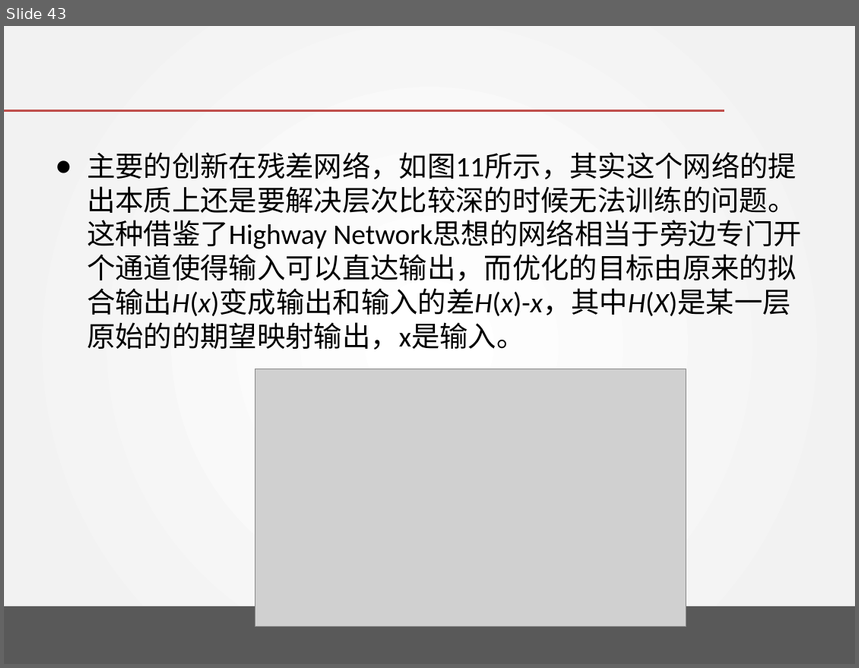
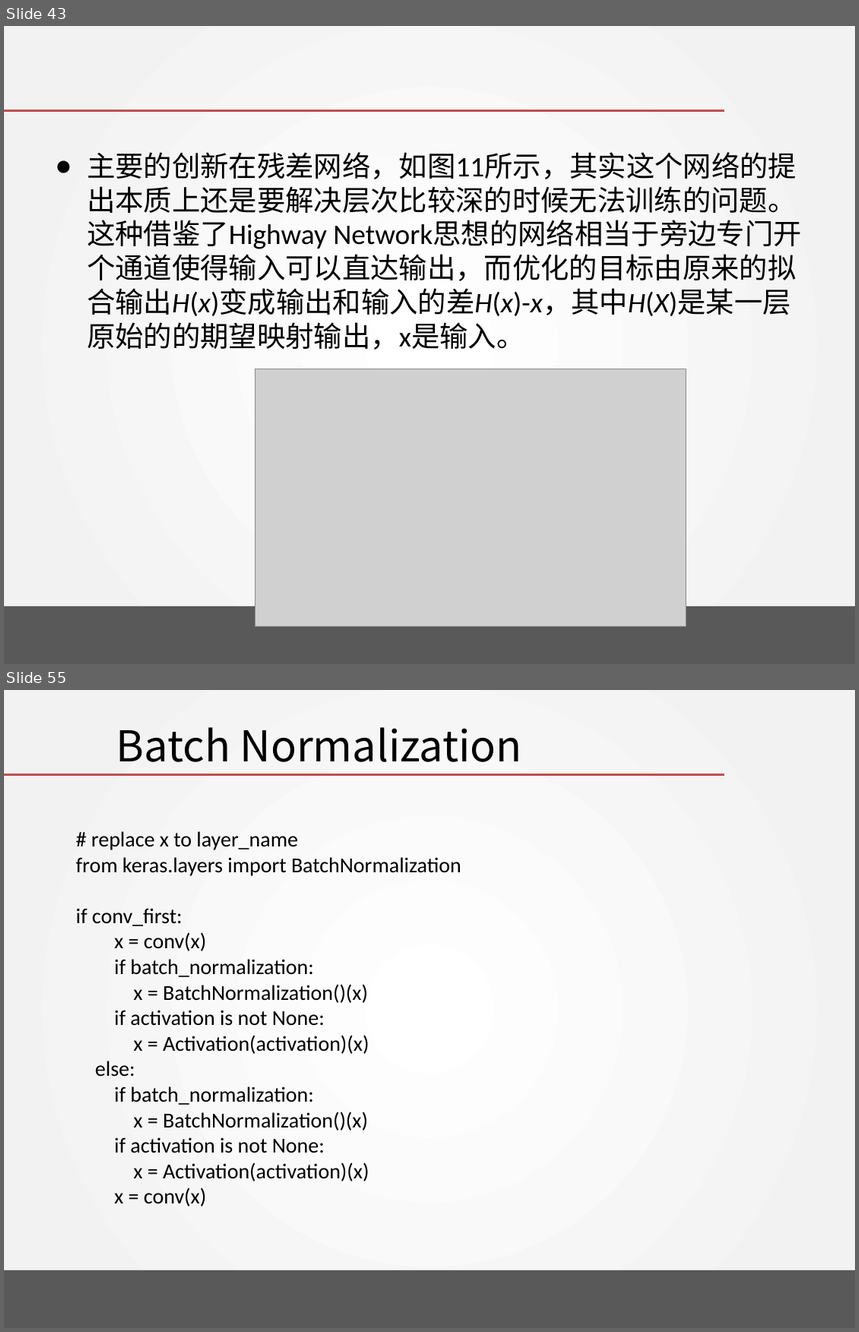
Before and after one commit to DavidPeng11/Artificial_Intelligence_2018, a slide deck: chapter 12 - Convolutional Neural Networks/Convolutional Neural Networks.pptx. Shown one above the other, each under a label of ours: slide 43 before the commit, slides 43 and 55 after it; the slides between them are not shown. The pictures are 859x668 and 859x1332 pixels, drawn with LibreOffice and Linux fonts; fonts in the diff are those of the drawing; grey boxes stand for pictures; background and template pictures are left out. Boxes give left, top, right and bottom in pixels: in the first picture for what was removed or moved away, otherwise in the second. Text is boxed around its words. In the diff, an @@ line names an element or a change of style, - is before the commit and + after.

```diff
--- a/chapter 12 - Convolutional Neural Networks/Convolutional Neural Networks.pptx
+++ b/chapter 12 - Convolutional Neural Networks/Convolutional Neural Networks.pptx
@@ slide 55 added at (4, 690, 855, 1328), background gradient #FFFFFF to #F2F2F2; not listed: 2 template elements that a slide beside it also shows @@
@@ title added at (116, 727, 522, 762), 36 pt, text #000000 @@
+Batch Normalization
@@ text added at (76, 831, 462, 1207), 18 pt, text #000000 @@
+# replace x to layer_name
+from keras.layers import BatchNormalization
+if conv_first:
+x = conv(x)
+if batch_normalization:
+x = BatchNormalization()(x)
+if activation is not None:
+x = Activation(activation)(x)
+else:
+if batch_normalization:
+x = BatchNormalization()(x)
+if activation is not None:
+x = Activation(activation)(x)
+x = conv(x)
```
Also in this commit, not shown: 16 other slides added, 2 other files.
